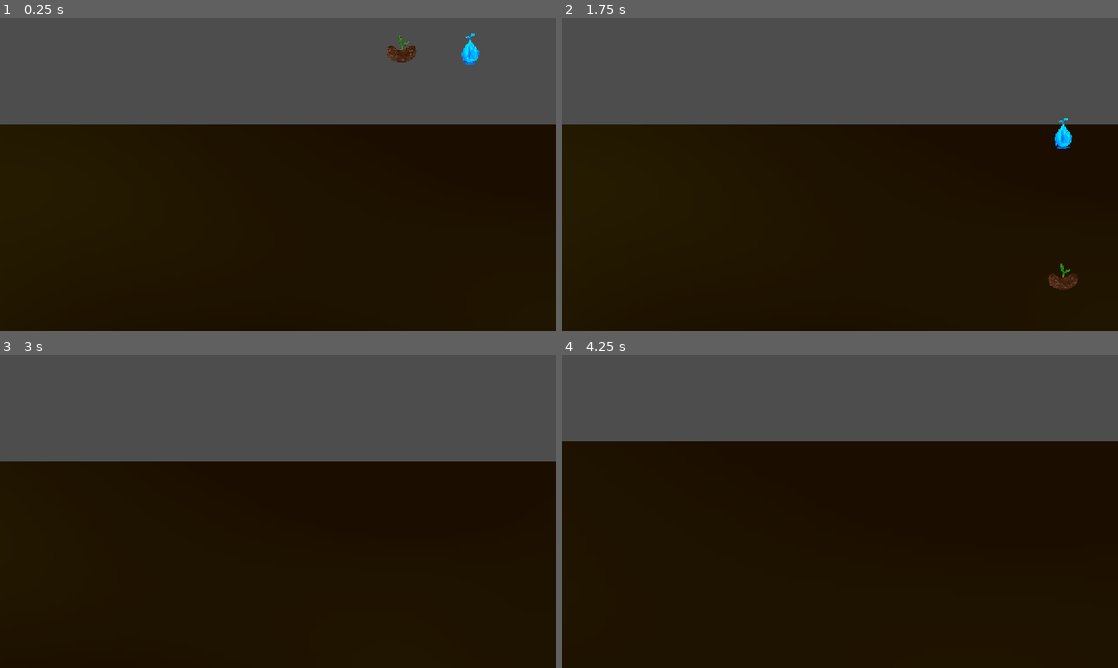
Above: before the commit, frames 1-4 (two rows, left to right).
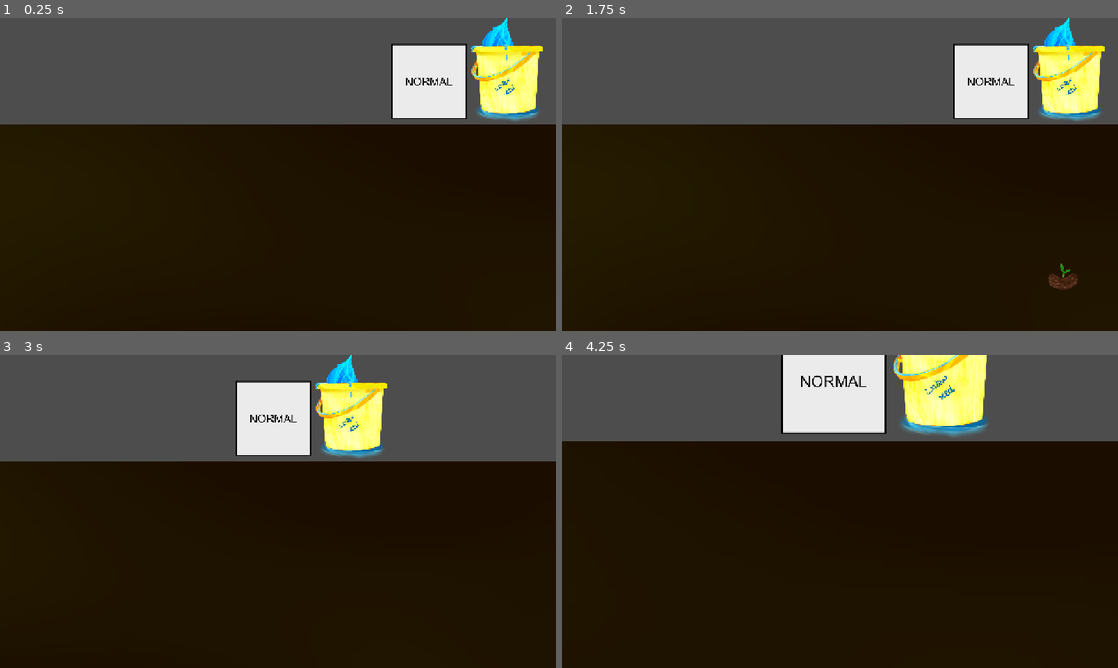
Above: after the commit, the same moments.

Repository: rootless-af/project-root
Game: Godot game, scene res://scenes/root_testbed.tscn
Same seed, same stepped clock (60 frames per second), same inputs: the game is played once before the commit and once after it. This scene is started directly instead of the project's main scene.
Inputs (mouse positions are in pixels of both pictures, inside the frame that each line leads up to):
- Up to frame 1 (0.25 s): no input
- Up to frame 2 (1.75 s): tap Enter at 0.5 s; drag from (962, 49) to (1062, 133) at 0.52 s; drag from (1034, 49) to (1062, 133) at 1.27 s
- Up to frame 3 (3 s): move the mouse to (333, 442) at 2.02 s; hold D (camera_right) 2.03-2.75 s; click (333, 442) at 2.17 s; drag from (250, 574) to (111, 464) at 2.77 s
- Up to frame 4 (4.25 s): tap Space at 3.5 s; move the mouse to (1006, 558) at 3.52 s; hold Mouse wheel up (camera_zoom_in) from 3.53 s (still down); click (1006, 558) at 3.67 s

The runs differ from the first frame. In frame 1, 6.2% of the frame differs, in the area x 69-98%, y 0-33%; in frame 2, 6.2%; in frame 3, 6.1%; in frame 4, 8.6%, in the area x 39-77%, y 0-27%.

Commit message:
added proto textures and made buckets sorta work
buckets spawn da seeds, store aint workin but thats alright. cool textures i made.

Diff:
--- /dev/null
+++ b/prefabs/bucket.tscn
@@ -0,0 +1,33 @@
+[gd_scene format=3 uid="uid://bweklfylimun5"]
+
+[ext_resource type="Script" uid="uid://ca1xbioukcm1w" path="res://scripts/bucket.gd" id="1_lsg32"]
+[ext_resource type="Texture2D" uid="uid://dhg8rnxca8i8t" path="res://assets/textures/prototype_textures/normal_bucket_proto.png" id="2_3twrn"]
+[ext_resource type="Texture2D" uid="uid://bloi5uffcm6rh" path="res://assets/textures/seed_bags/Water_Seed_Bucket_CROP.png" id="2_a5l3r"]
+[ext_resource type="PackedScene" uid="uid://clu7cstpsyyh4" path="res://prefabs/seed.tscn" id="3_m1vms"]
+[ext_resource type="Texture2D" uid="uid://bvxuae6j03wmg" path="res://assets/textures/prototype_textures/fire_bucket_proto.png" id="4_ii2cr"]
+[ext_resource type="Texture2D" uid="uid://b6s0egu547b6t" path="res://assets/textures/prototype_textures/metal_bucket_proto.png" id="5_3vcjh"]
+[ext_resource type="Texture2D" uid="uid://bejjkjp7t27wa" path="res://assets/textures/prototype_textures/error_bucket.png" id="6_ii2cr"]
+
+[sub_resource type="RectangleShape2D" id="RectangleShape2D_a5l3r"]
+size = Vector2(166, 159)
+
+[node name="Bucket" type="Node2D" unique_id=544090845]
+script = ExtResource("1_lsg32")
+normal_bucket_texture = ExtResource("2_3twrn")
+water_bucket_texture = ExtResource("2_a5l3r")
+fire_bucket_texture = ExtResource("4_ii2cr")
+metal_bucket_texture = ExtResource("5_3vcjh")
+error_bucket_texture = ExtResource("6_ii2cr")
+seed_scene = ExtResource("3_m1vms")
+
+[node name="BucketSprite" type="Sprite2D" parent="." unique_id=164047922]
+scale = Vector2(0.26464844, 0.26464844)
+texture = ExtResource("2_a5l3r")
+
+[node name="Area2D" type="Area2D" parent="." unique_id=561012181]
+
+[node name="CollisionShape2D" type="CollisionShape2D" parent="Area2D" unique_id=330245838]
+position = Vector2(2, 30.5)
+shape = SubResource("RectangleShape2D_a5l3r")
+
+[connection signal="input_event" from="Area2D" to="." method="_on_area_2d_input_event"]
--- /dev/null
+++ b/prefabs/seed_store.tscn
@@ -0,0 +1,25 @@
+[gd_scene format=3 uid="uid://do2p2ws4kn635"]
+
+[ext_resource type="Texture2D" uid="uid://b4bx3uwj2wh26" path="res://assets/textures/prototype_textures/seed_store_panel_proto.png" id="1_wias5"]
+[ext_resource type="PackedScene" uid="uid://bweklfylimun5" path="res://prefabs/bucket.tscn" id="2_6uu7c"]
+
+[node name="SeedStore" type="Node2D" unique_id=419499197]
+
+[node name="SeedStorePanelProto" type="Sprite2D" parent="." unique_id=1059074781]
+position = Vector2(661, 360)
+texture = ExtResource("1_wias5")
+
+[node name="Bucket" parent="." unique_id=544090845 instance=ExtResource("2_6uu7c")]
+position = Vector2(273, 583)
+
+[node name="Bucket2" parent="." unique_id=483295452 instance=ExtResource("2_6uu7c")]
+position = Vector2(475, 583)
+
+[node name="Bucket3" parent="." unique_id=783804066 instance=ExtResource("2_6uu7c")]
+position = Vector2(668, 583)
+
+[node name="Bucket4" parent="." unique_id=30162254 instance=ExtResource("2_6uu7c")]
+position = Vector2(856, 583)
+
+[node name="Bucket5" parent="." unique_id=1571851925 instance=ExtResource("2_6uu7c")]
+position = Vector2(1057, 583)
--- a/scenes/root_testbed.tscn
+++ b/scenes/root_testbed.tscn
@@ -2,8 +2,8 @@
 
 [ext_resource type="PackedScene" uid="uid://3kk5tnl4ya4j" path="res://prefabs/viewport_camera.tscn" id="1_u0w26"]
 [ext_resource type="PackedScene" uid="uid://d1pn0awo34ut7" path="res://prefabs/root.tscn" id="2_4bjpm"]
+[ext_resource type="PackedScene" uid="uid://bweklfylimun5" path="res://prefabs/bucket.tscn" id="4_n0icb"]
 [ext_resource type="Texture2D" uid="uid://c3j0236bv82mo" path="res://assets/textures/roots/Water_Root_ROTATED.png" id="4_ykmvj"]
-[ext_resource type="PackedScene" uid="uid://clu7cstpsyyh4" path="res://prefabs/seed.tscn" id="5_n0icb"]
 
 [sub_resource type="Gradient" id="Gradient_4bjpm"]
 offsets = PackedFloat32Array(0.32985553, 0.63322634)
@@ -59,9 +59,9 @@
 root_width = 150.0
 randomness = 0.25
 
-[node name="Seed" parent="." unique_id=460068766 instance=ExtResource("5_n0icb")]
-position = Vector2(924, 72)
+[node name="Bucket" parent="." unique_id=544090845 instance=ExtResource("4_n0icb")]
+position = Vector2(1167, 111)
+bucket_type = 1
 
-[node name="Seed2" parent="." unique_id=1522986524 instance=ExtResource("5_n0icb")]
-position = Vector2(1082, 72)
-seed_type = 1
+[node name="Bucket2" parent="." unique_id=944378662 instance=ExtResource("4_n0icb")]
+position = Vector2(985, 111)
--- /dev/null
+++ b/scripts/bucket.gd
@@ -0,0 +1,72 @@
+extends Node2D
+
+enum BucketType {
+	NORMAL,
+	WATER,
+	FIRE,
+	METAL
+}
+
+# -- Refs --
+@onready var bucket_sprite: Sprite2D = $BucketSprite
+@onready var bucket_area: Area2D = $Area2D
+
+
+
+# -- Resources --
+@export_group("Bucket Resources")
+@export var normal_bucket_texture: Texture2D;
+@export var water_bucket_texture: Texture2D;
+@export var fire_bucket_texture: Texture2D;
+@export var metal_bucket_texture: Texture2D;
+
+@export var error_bucket_texture: Texture2D;
+
+@export_subgroup("Seed")
+@export var seed_scene: PackedScene;
+
+# -- Settings --
+@export_group("Settings")
+@export var bucket_type: BucketType = BucketType.NORMAL;
+@export var cost_per_seed: int = 100;
+
+func _ready() -> void:
+	match(bucket_type):
+		BucketType.NORMAL:
+			bucket_sprite.texture = normal_bucket_texture;
+		BucketType.WATER:
+			bucket_sprite.texture = water_bucket_texture;
+		BucketType.FIRE:
+			bucket_sprite.texture = fire_bucket_texture;
+		BucketType.METAL:
+			bucket_sprite.texture = metal_bucket_texture;
+		_:
+			bucket_sprite.texture = error_bucket_texture;
+
+
+func _on_area_2d_input_event(viewport: Node, event: InputEvent, shape_idx: int) -> void:
+	if event is InputEventMouseButton:
+		if event.button_index == MOUSE_BUTTON_LEFT and event.pressed:
+			grab_seed();
+
+func grab_seed() -> void:
+	if seed_scene == null:
+		push_error("Bucket has no seed scene u dummy!");
+		return;
+
+	var seed := seed_scene.instantiate();
+
+	match(bucket_type):
+		BucketType.NORMAL:
+			seed.seed_type = Seed.SeedType.NORMAL;
+		BucketType.WATER:
+			seed.seed_type = Seed.SeedType.WATER;
+		BucketType.FIRE:
+			seed.seed_type = Seed.SeedType.FIREPLANT;
+		BucketType.METAL:
+			seed.seed_type = Seed.SeedType.METAL;
+
+	get_parent().add_child(seed);
+	var mouse_position := get_global_mouse_position();
+	seed.global_position = mouse_position;
+	seed.start_drag(mouse_position);
--- a/scripts/seed.gd
+++ b/scripts/seed.gd
@@ -1,3 +1,4 @@
+class_name Seed;
 extends Node2D
 
 # -- Refs --
@@ -11,6 +12,7 @@
 	NORMAL,
 	WATER,
 	FIREPLANT,
+	METAL
 }
 @export var seed_type: SeedType = SeedType.NORMAL;
 
Binary file added: assets/textures/prototype_textures/error_bucket.png
Not shown, added: assets/textures/prototype_textures/error_bucket.png.import
Binary file added: assets/textures/prototype_textures/fire_bucket_proto.png
Not shown, added: assets/textures/prototype_textures/fire_bucket_proto.png.import
Binary file added: assets/textures/prototype_textures/metal_bucket_proto.png
Not shown, added: assets/textures/prototype_textures/metal_bucket_proto.png.import
Binary file added: assets/textures/prototype_textures/normal_bucket_proto.png
Not shown, added: assets/textures/prototype_textures/normal_bucket_proto.png.import
Binary file added: assets/textures/prototype_textures/seed_store_panel_proto.png
Not shown, added: assets/textures/prototype_textures/seed_store_panel_proto.png.import
Not shown, added: scripts/bucket.gd.uid
Not shown, added: assets/textures/prototype_textures/seed_store_panel_proto.af~lock~
